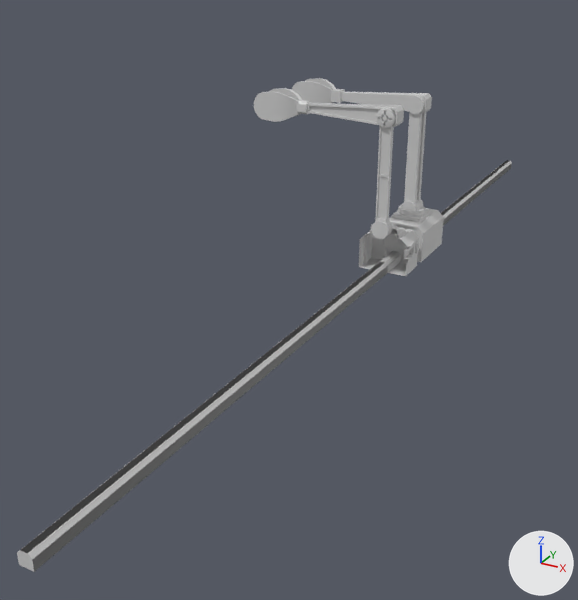
The COLLADA model res/arm/brasmécanique.dae, before and after one commit.
The view is the same before and after, from a 50 mm camera at (3.05, -7.65, 3.19) aimed at (-0.78, -0.68, -0.29). Every picture has the same lights, and +X, +Y and +Z are marked at lower right. Where no turn or scale is listed for an object, it has been applied to the vertices.

The first picture shows 'Arm2_Low_001', 'Arm2_high', 'Arm_high', 'Arm_low_001', 'Base_high', 'Base_low_001', 'FingerL_high', 'FingerR_high', 'Rail_high', 'Rail_low_001'.
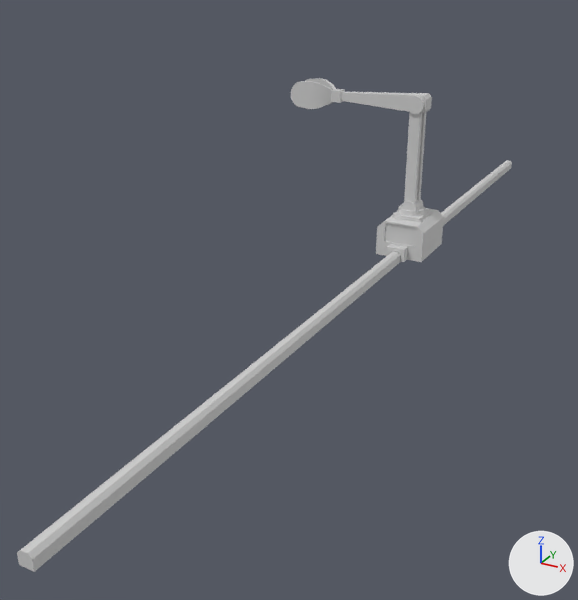
Diff of the bpy script that builds the scene:
```diff
--- a/res/arm/brasmécanique.dae.py
+++ b/res/arm/brasmécanique.dae.py
@@ ob_base_high @@
-ob_base_high = bpy.data.objects.new('Base_high', me_cube_009)
-ob_base_high.location = (0.0, 0.0, 0.0)
@@ ob_arm_high @@
-ob_arm_high = bpy.data.objects.new('Arm_high', me_cylinder_002)
-ob_arm_high.location = (0.0, 0.0, 0.46)
@@ ob_arm2_high @@
-ob_arm2_high = bpy.data.objects.new('Arm2_high', me_cube_010)
-ob_arm2_high.location = (0.0, 0.0, 1.64)
@@ ob_fingerl_high @@
-ob_fingerl_high = bpy.data.objects.new('FingerL_high', me_cube_013)
-ob_fingerl_high.location = (-1.04, 0.0, 1.64)
@@ ob_fingerr_high @@
-ob_fingerr_high = bpy.data.objects.new('FingerR_high', me_cube_014)
-ob_fingerr_high.location = (-1.04, 0.0, 1.64)
@@ ob_rail_high @@
-ob_rail_high = bpy.data.objects.new('Rail_high', me_cube_011)
-ob_rail_high.location = (0.0, 0.0, 0.0)
```

Location of each change, [x1, y1, x2, y2] in pixels of the pictures (578 x 600 px):
'Rail_high', deleted: before [21, 161, 511, 572]
'Base_high', deleted: before [359, 224, 420, 276]
'Arm_high', deleted: before [371, 107, 396, 239]
'Arm2_high', deleted: before [297, 100, 404, 128]
'FingerL_high', deleted: before [254, 92, 299, 122]
'FingerR_high', deleted: before [269, 88, 302, 117]
